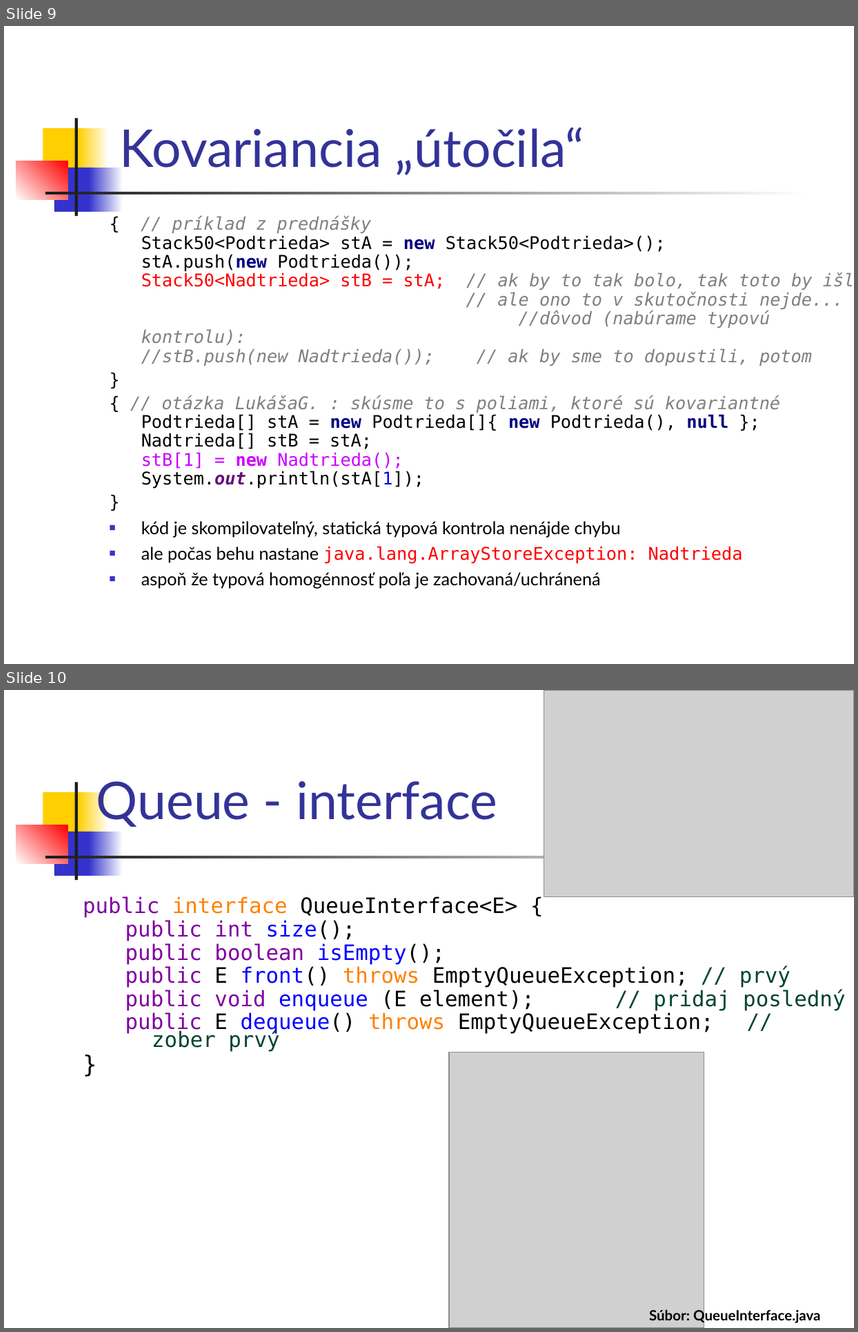
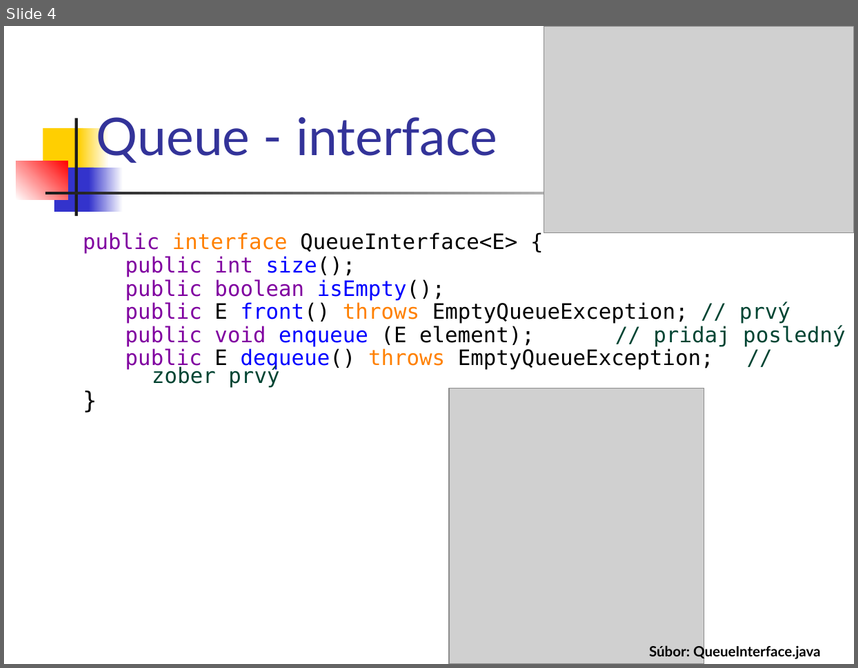
Before and after one commit to Programovanie4/Prednasky, a slide deck: 06/06_java_intro.ppt. Shown one above the other, each under a label of ours: slides 9 and 10 before the commit, slide 4 after it. The pictures are 858x1332 and 858x668 pixels, drawn with LibreOffice and Linux fonts; fonts in the diff are those of the drawing; grey boxes stand for pictures. Boxes give left, top, right and bottom in pixels: in the first picture for what was removed or moved away, otherwise in the second. Text is boxed around its words. In the diff, an @@ line names an element or a change of style, - is before the commit and + after.

```diff
--- a/06/06_java_intro.ppt
+++ b/06/06_java_intro.ppt
@@ slide 9 removed at bbox=[4, 26, 854, 664], background #FFFFFF; not listed: 7 template elements that a slide beside it also shows @@
@@ title removed at bbox=[119, 127, 584, 175] @@
-Kovariancia „útočila“
@@ text removed at bbox=[141, 216, 844, 588] @@
-{ // príklad z prednášky
-Stack50<Podtrieda> stA = new Stack50<Podtrieda>();
-stA.push(new Podtrieda());
-Stack50<Nadtrieda> stB = stA; // ak by to tak bolo, tak toto by išlo
-// ale ono to v skutočnosti nejde...
-//dôvod (nabúrame typovú kontrolu):
-//stB.push(new Nadtrieda()); // ak by sme to dopustili, potom
-}
-{ // otázka LukášaG. : skúsme to s poliami, ktoré sú kovariantné
-Podtrieda[] stA = new Podtrieda[]{ new Podtrieda(), null };
-Nadtrieda[] stB = stA;
-stB[1] = new Nadtrieda();
-System.out.println(stA[1]);
-}
-■ kód je skompilovateľný, statická typová kontrola nenájde chybu
-■ ale počas behu nastane java.lang.ArrayStoreException: Nadtrieda
-■ aspoň že typová homogénnosť poľa je zachovaná/uchránená
@@ what was slide 10 is now slide 4 @@
```
Also in this commit, not shown: 2 slides changed, 3 slides added, 12 other slides removed, 4 other files.
